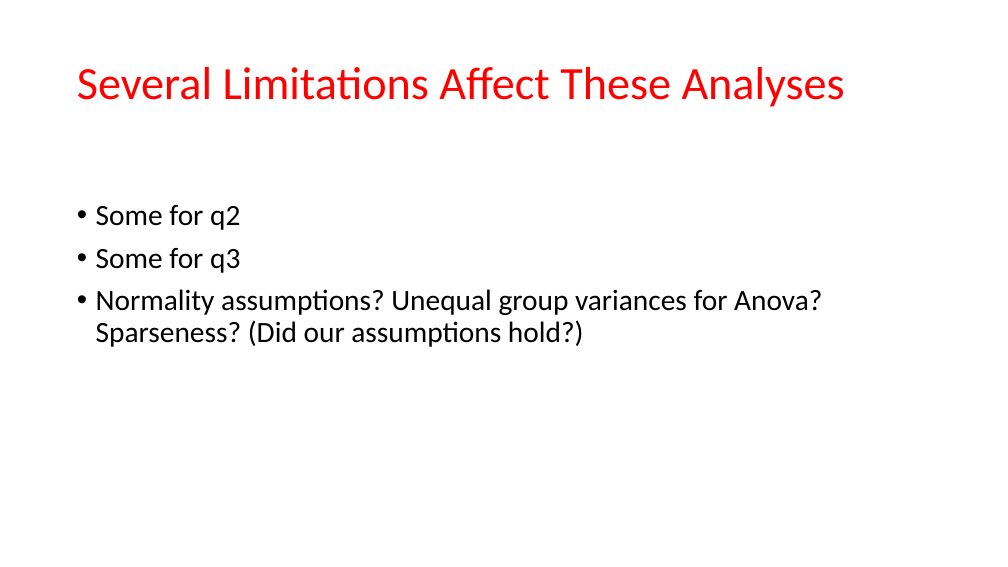
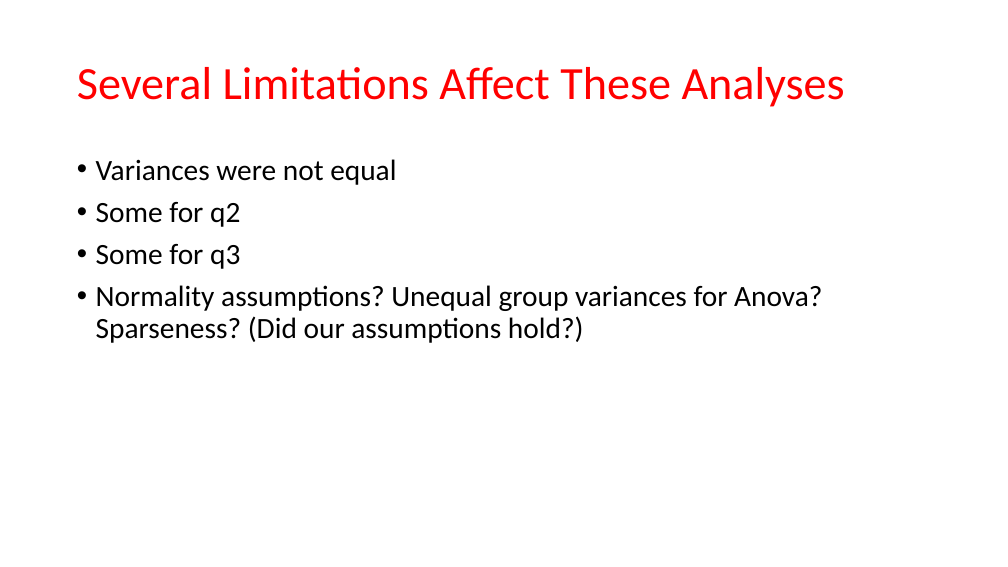
Before and after one commit to MatthewCodes/557_Final_Project, a slide deck: slide 14 of Presentation/Final Presentation.pptx. Drawn at 1008x567 pixels with LibreOffice and Linux fonts; fonts in the diff are those of the drawing. Boxes give left, top, right and bottom in pixels: in the first picture for what was removed or moved away, otherwise in the second. Text is boxed around its words. In the diff, an @@ line names an element or a change of style, - is before the commit and + after.

```diff
--- a/Presentation/Final Presentation.pptx
+++ b/Presentation/Final Presentation.pptx
@@ text at [96, 159, 396, 185]: paragraph added @@
+• Variances were not equal
```
Also in this commit, not shown: 4 other slides changed, 5 other files.
